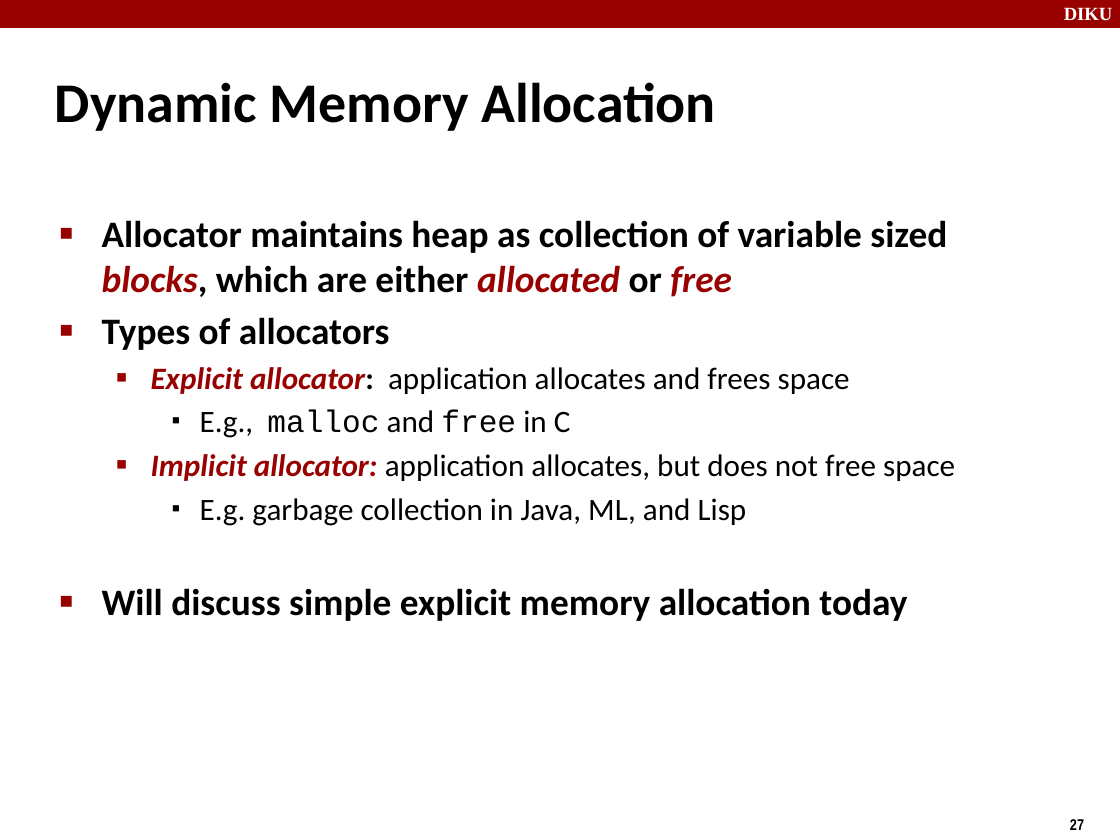
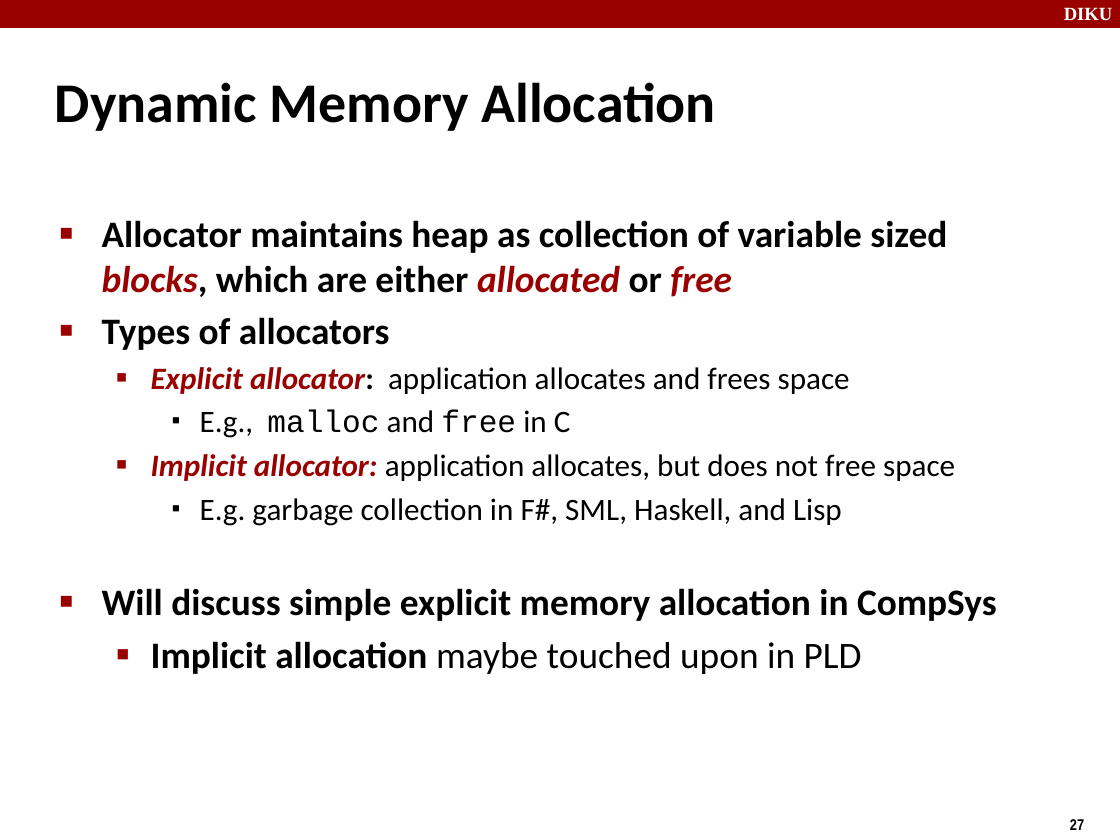
Before and after one commit to CodeLikeAGirl18/compSys-e2019-pub, a slide deck: slide 27 of material/191104_virtual_memory_ii/191104.odp. Drawn at 1120x840 pixels with LibreOffice and Linux fonts; fonts in the diff are those of the drawing. Boxes give left, top, right and bottom in pixels: in the first picture for what was removed or moved away, otherwise in the second. Text is boxed around its words. In the diff, an @@ line names an element or a change of style, - is before the commit and + after.

```diff
--- a/material/191104_virtual_memory_ii/191104.odp
+++ b/material/191104_virtual_memory_ii/191104.odp
@@ text at box(102, 498, 997, 674): text changed @@
-    ▪ E.g. garbage collection in Java, ML, and Lisp
-■ Will discuss simple explicit memory allocation today
+    ▪ E.g. garbage collection in F#, SML, Haskell, and Lisp
+■ Will discuss simple explicit memory allocation in CompSys
+  ▪ Implicit allocation maybe touched upon in PLD
```
Also in this commit, not shown: 1 other slide changed, 1 other file.
